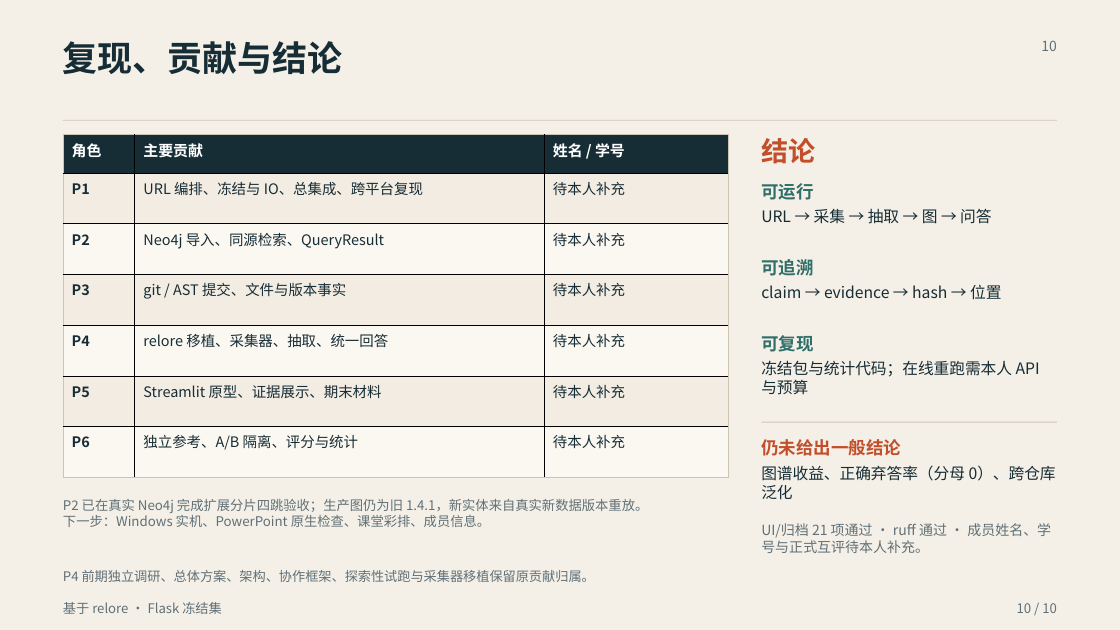
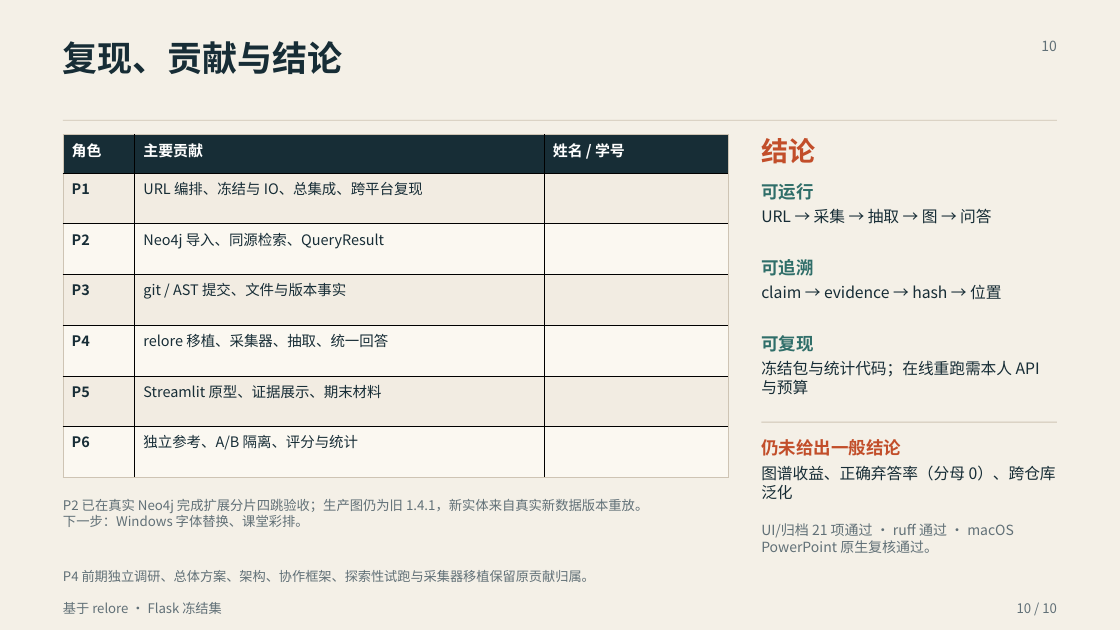
Before and after one commit to Charlie-Yong/relore-kg-archaeologist, a slide deck: slide 10 of demo/final/期末汇报_20261030最终版.pptx. Drawn at 1120x630 pixels with LibreOffice and Linux fonts; fonts in the diff are those of the drawing. Boxes give left, top, right and bottom in pixels: in the first picture for what was removed or moved away, otherwise in the second. Text is boxed around its words. In the diff, an @@ line names an element or a change of style, - is before the commit and + after.

```diff
--- a/demo/final/期末汇报_20261030最终版.pptx
+++ b/demo/final/期末汇报_20261030最终版.pptx
@@ table at [63,134,728,477] @@
-row 2, column 3: 待本人补充
+row 2, column 3: 
-row 3, column 3: 待本人补充
+row 3, column 3: 
-row 4, column 3: 待本人补充
+row 4, column 3: 
-row 5, column 3: 待本人补充
+row 5, column 3: 
-row 6, column 3: 待本人补充
+row 6, column 3: 
-row 7, column 3: 待本人补充
+row 7, column 3: 
@@ text at [63,512,309,527]: text changed @@
-下一步：Windows 实机、PowerPoint 原生检查、课堂彩排、成员信息。
+下一步：Windows 字体替换、课堂彩排。
@@ text at [761,523,1014,553]: text changed @@
-UI/归档 21 项通过 · ruff 通过 · 成员姓名、学号与正式互评待本人补充。
+UI/归档 21 项通过 · ruff 通过 · macOS PowerPoint 原生复核通过。
```
Also in this commit, not shown: 2 other slides changed, 25 other files.
